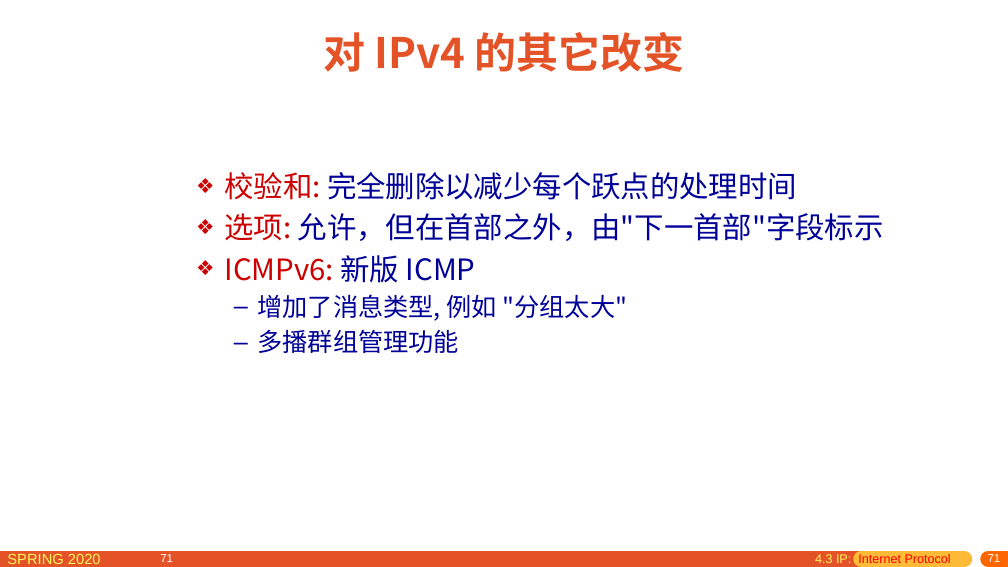
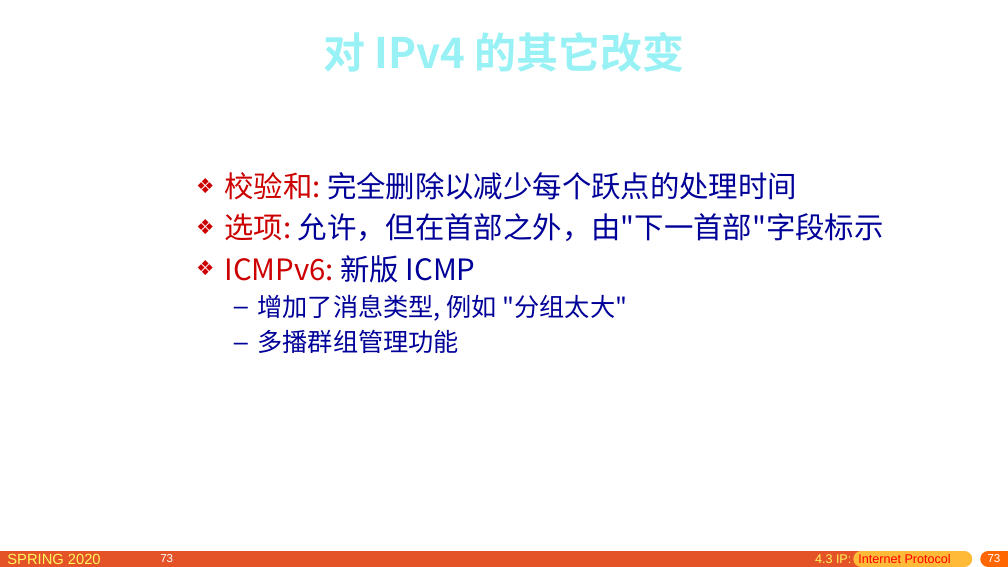
Before and after one commit to network-distributed/presentations, a slide deck: slide 73 of chapter4_cn.pptx (slide 71 before the commit). Drawn at 1008x567 pixels with LibreOffice and Linux fonts; fonts in the diff are those of the drawing. Boxes give left, top, right and bottom in pixels: in the first picture for what was removed or moved away, otherwise in the second. Text is boxed around its words. In the diff, an @@ line names an element or a change of style, - is before the commit and + after.

```diff
--- a/chapter4_cn.pptx
+++ b/chapter4_cn.pptx
@@ title "对 IPv4 的其它改变" at box(323, 32, 685, 72): text colour #E45327 to #98F1F4 @@
@@ page number at box(160, 554, 173, 562): text changed @@
-71
+73
@@ page number at box(988, 554, 1001, 562): text changed @@
-71
+73
```
Also in this commit, not shown: 27 other slides changed, 9 slides added, 4 other files.
